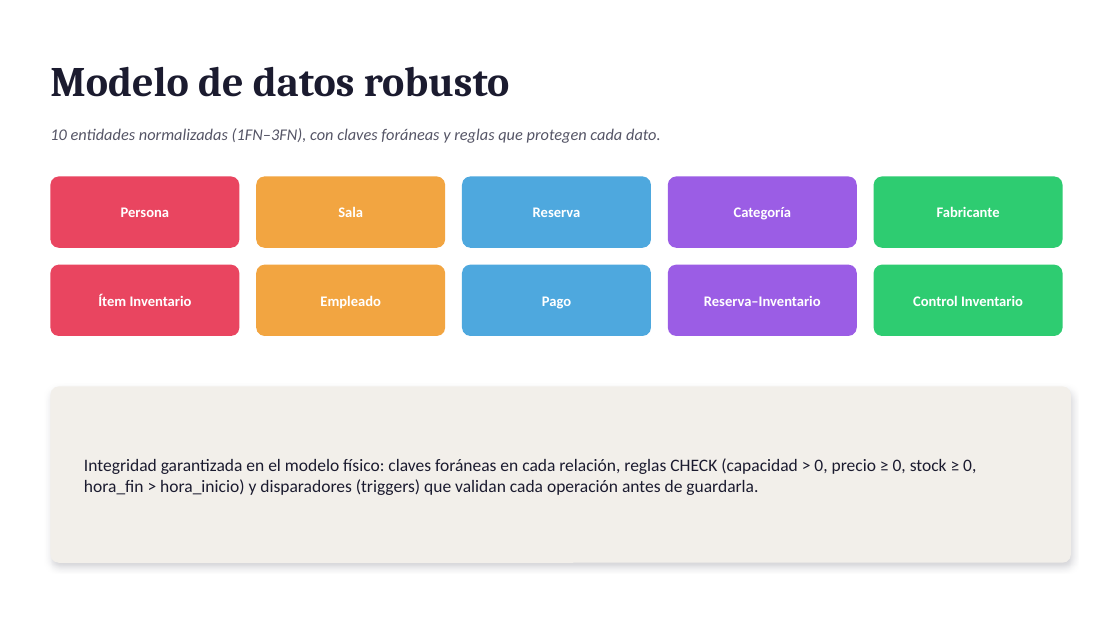
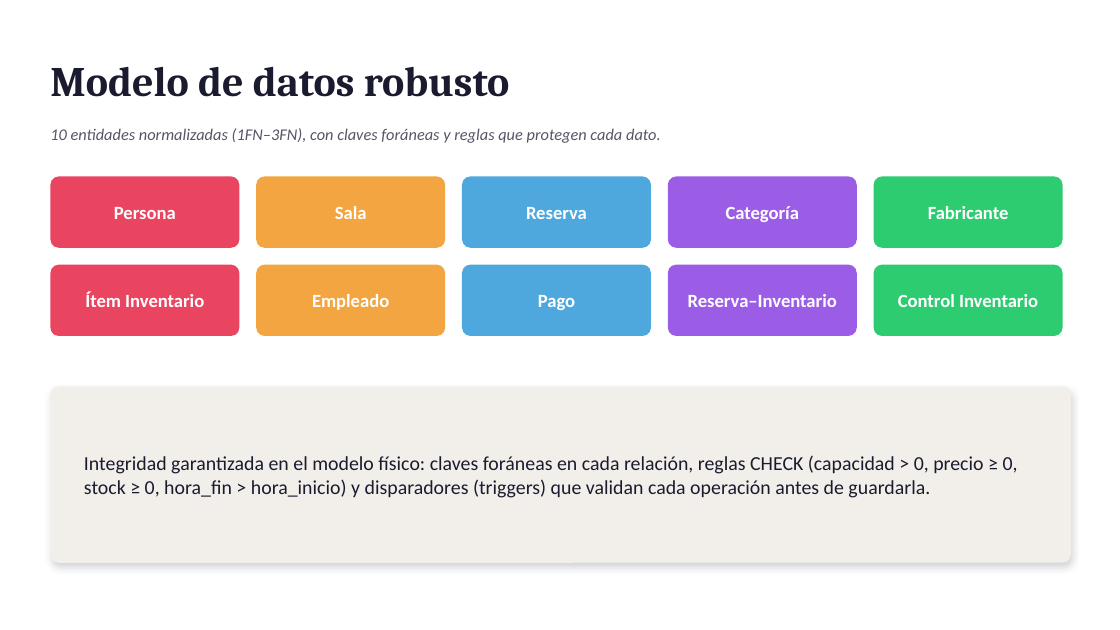
Before and after one commit to SancLucas/Base-de-Datos--Salas-de-Ensayo, a slide deck: slide 8 of Pua_de_Rosa_Deck.pptx (slide 7 before the commit). Drawn at 1120x630 pixels with LibreOffice and Linux fonts; fonts in the diff are those of the drawing. Boxes give left, top, right and bottom in pixels: in the first picture for what was removed or moved away, otherwise in the second. Text is boxed around its words. In the diff, an @@ line names an element or a change of style, - is before the commit and + after.

```diff
--- a/Pua_de_Rosa_Deck.pptx
+++ b/Pua_de_Rosa_Deck.pptx
@@ size 12.5 to 16 pt in 10 elements at [114, 207, 176, 219], [335, 206, 367, 219], [526, 207, 587, 219], [726, 206, 799, 222], [928, 206, 1009, 219], [85, 292, 204, 307], [312, 294, 389, 310], [538, 295, 575, 310], [688, 294, 837, 307], [898, 294, 1038, 307] @@
@@ text "Integridad garantizada en el modelo ..." at [84, 456, 1018, 498]: size 15 to 17 pt @@
```
Also in this commit, not shown: 9 other slides changed, 1 slide added.
